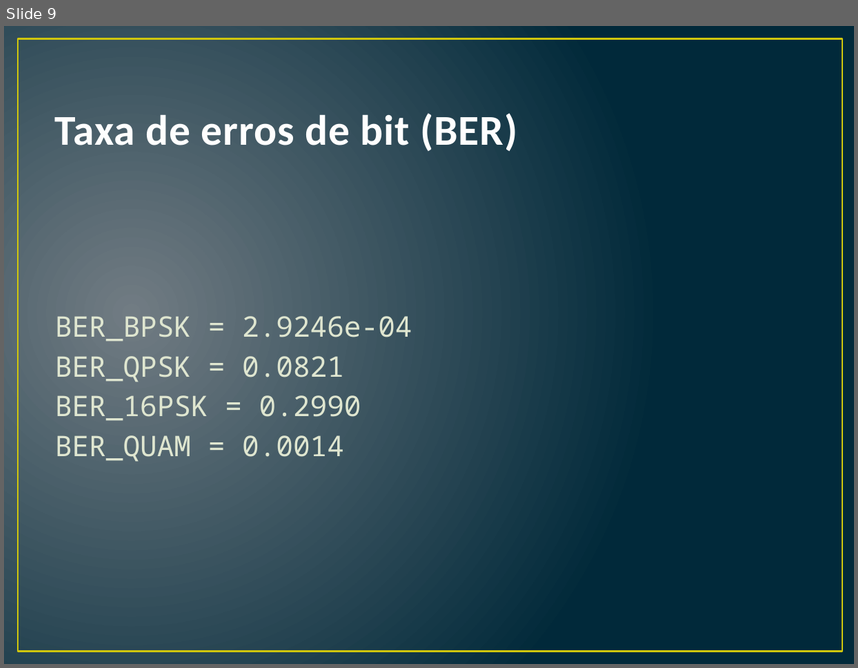
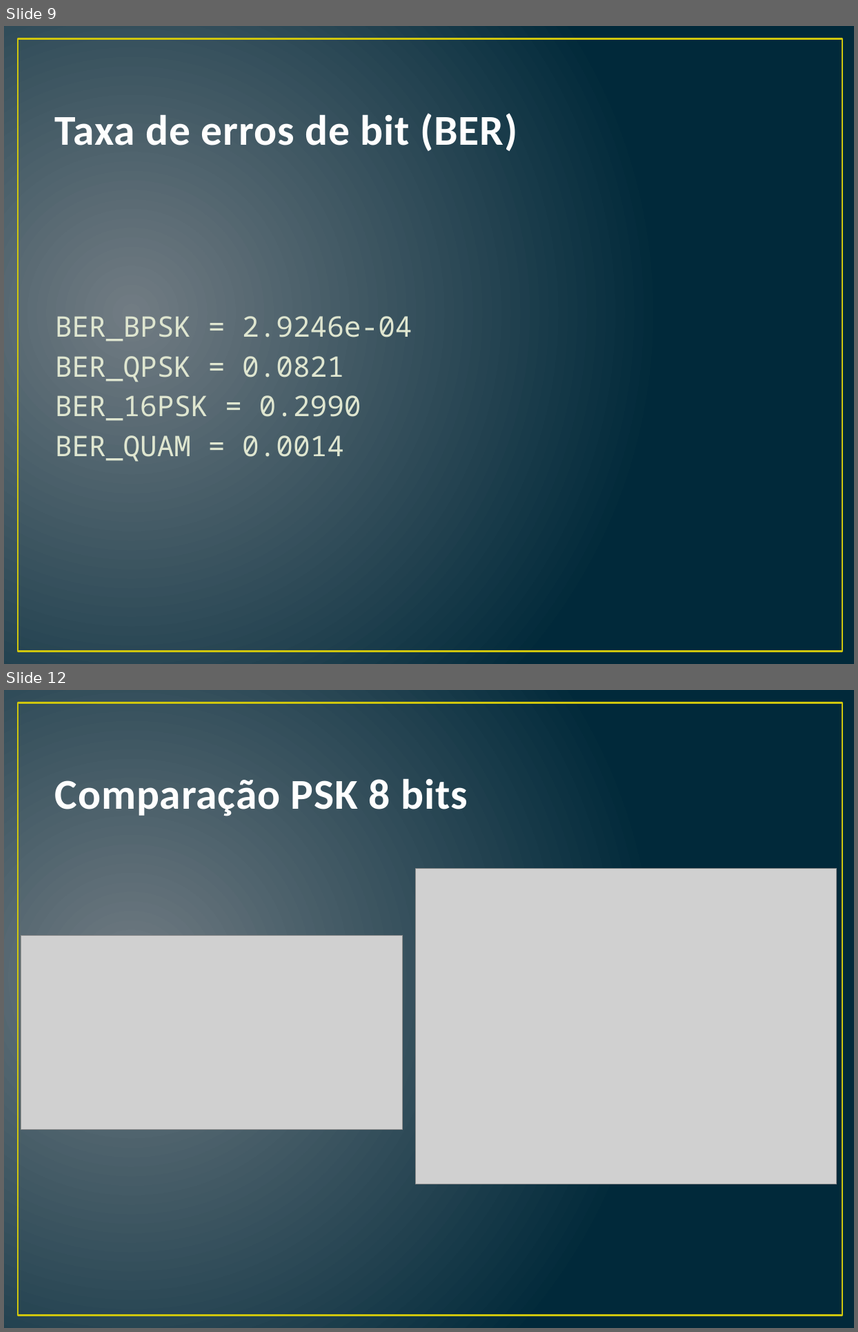
Before and after one commit to danchieta/comDigitais2016, a slide deck: COMUNICAÇÕES DIGITAIS.pptx. Shown one above the other, each under a label of ours: slide 9 before the commit, slides 9 and 12 after it; the slides between them are not shown. The pictures are 858x668 and 858x1332 pixels, drawn with LibreOffice and Linux fonts; fonts in the diff are those of the drawing; grey boxes stand for pictures. Boxes give left, top, right and bottom in pixels: in the first picture for what was removed or moved away, otherwise in the second. Text is boxed around its words. In the diff, an @@ line names an element or a change of style, - is before the commit and + after.

```diff
--- a/COMUNICAÇÕES DIGITAIS.pptx
+++ b/COMUNICAÇÕES DIGITAIS.pptx
@@ slide 12 added at bbox=[4, 690, 854, 1328], background gradient #717C84 to #01293A; not listed: 1 template element that a slide beside it also shows @@
@@ title added at bbox=[55, 778, 467, 816], 36 pt, text #FEFEFE, bold @@
+Comparação PSK 8 bits
@@ picture added at bbox=[415, 869, 836, 1184] @@
@@ picture added at bbox=[21, 935, 403, 1129] @@
```
Also in this commit, not shown: 3 slides changed, 3 other slides added, 2 other files.
